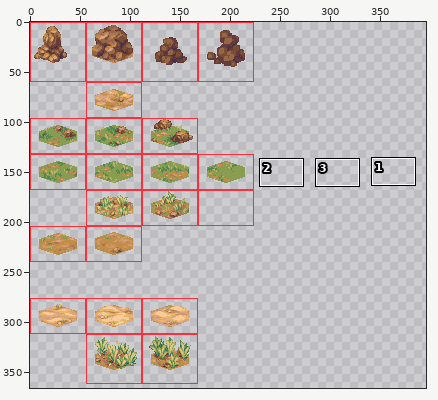
File history of a sprite sheet, public/assets/hex-tile-experiment-tiles.png. The picture above shows the old version from afar; the outline marks the close-up.
Close-up. Earlier state:
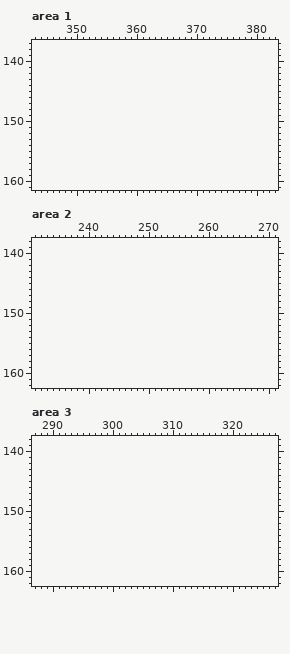
The file is 224x384 pixels. Shown: area 1: x 343..383, y 137..161; area 2: x 231..271, y 138..162; area 3: x 287..327, y 138..162. The old version is drawn lined up with the new one, on the new canvas. The wide view leaves out empty margins. The commit also changed other parts of the picture, which this record leaves out.
New version:
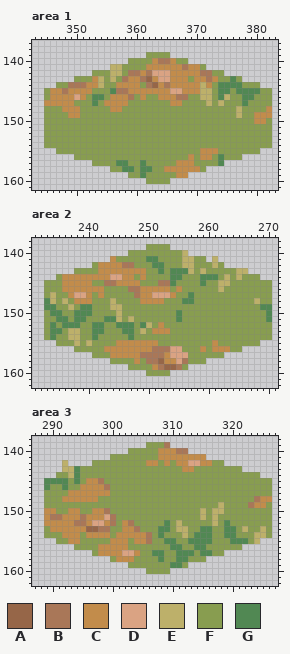
Palette (. is transparent): A #966648  B #a97758  C #c28c4b  D #daa383  E #bdb06a  F #889d50  G #518853
The exact change:
canvas 224x384 -> 448x384
--- area 1
@@ x 343..383 @@
 138 .........................................
-139 .........................................
-140 .........................................
-141 .........................................
-142 .........................................
-143 .........................................
-144 .........................................
-145 .........................................
-146 .........................................
-147 .........................................
-148 .........................................
-149 .........................................
-150 .........................................
-151 .........................................
-152 .........................................
-153 .........................................
-154 .........................................
-155 .........................................
-156 .........................................
-157 .........................................
-158 .........................................
-159 .........................................
-160 .........................................
+139 ...................FFFF..................
+140 ................FFFFCBBCFF...............
+141 .............EEFFFFCCCCCCBCCF............
+142 ..........FFFEEFBBCBDDDCCCCCBBFF.........
+143 .......FFFCEFEFBCCBACDDCCCFCCBCFFGF......
+144 ....FFBBBCCEFFCCCCFBACBCCCCCECFGGGGFFF...
+145 ..FCCBCCCCFFFGBBCCCCCCCDDCCCEEFGGFGGGGFF.
+146 ..FCCCCDCFGGFCCCBFCFFCCCBBFFEEFGEFFGGFFF.
+147 ..CCCCCFFFGFCCCCFFFFFFFCCFFFFEFEFFFGFFFF.
+148 ..FFFCCCFFFFFCCFFFFFFFFFFFFFFFFFFFEFFFFC.
+149 ..FFFFCCFFFFFFFFFFFFFFFFFFFFFFFFFFEFFCCC.
+150 ..FFFFFFFFFFFFFFFFFFFFFFFFFFFFFFFFFFFCCF.
+151 ..FFFFFFFFFFFFFFFFFFFFFFFFFFFFFFFFFFFFFF.
+152 ..FFFFFFFFFFFFFFFFFFFFFFFFFFFFFFFFFFFFFF.
+153 ..FFFFFFFFFFFFFFFFFFFFFFFFFFFFFFFFFFFFFF.
+154 ..FFFFFFFFFFFFFFFFFFFFFFFFFFFFFFFFFFFFFF.
+155 ....FFFFFFFFFFFFFFFFFFFFFFFFCCCFFFFFFF...
+156 .......FFFFFFFFFFFFFFFFFFFCFCCFGFFF......
+157 ..........FFFFGGFFGFFFFFCCCFFFFG.........
+158 .............FFGGFGGFFCCCCCCF............
+159 ................FFGFFFFFCC...............
+160 ...................FFFF..................
 161 .........................................
--- area 2
@@ x 231..271 @@
 138 .........................................
-139 .........................................
-140 .........................................
-141 .........................................
-142 .........................................
-143 .........................................
-144 .........................................
-145 .........................................
-146 .........................................
-147 .........................................
-148 .........................................
-149 .........................................
-150 .........................................
-151 .........................................
-152 .........................................
-153 .........................................
-154 .........................................
-155 .........................................
-156 .........................................
-157 .........................................
-158 .........................................
-159 .........................................
-160 .........................................
+139 ...................FFFF..................
+140 ................FFFFFFFFFE...............
+141 .............CFFFFFGGFFFFEEFF.E..........
+142 ..........FCCCCBBFFFGGFFFEEFFFEF.........
+143 .......FFFFCCCCCCCCFFGFGGGEFEFFFFFEE.....
+144 ....FCCCCCCCCDDCCFCFFFFGGFFFGGGFEFEFFF...
+145 ..FFFCCCCCFFBBCCCCFFFBBGFFFFGFFEEFFFFFFF.
+146 ..FFFCCCCCCCFFFFBBCCCCCFCFFFFFFEFFFFFFFF.
+147 ..FEFFCDDCFCFFFFFBCCDDDCFFGFFFFFFFFFFFFF.
+148 ..GEFEFCCCFFFEFFFFCCCCFFFGGFFFFFFFFFFEFF.
+149 ..GGFFEFGGFFFEEFFFFFFFFFFFFFFFFFFFFFFFGG.
+150 ..FGGFFGGGFFFFEFFFFFFFFFGFFFFFFFFFFFFFFG.
+151 ..FFGGFGGFFFGGEFEFFFFFFFGFFFFFFFFFFFFFFG.
+152 ..FGFGGGFFGGFFGGGFGEFCFFFFFFFFFFFFFFFFFF.
+153 ..FGGFEEFFGGFFFGGFEFCCCFFFFFFFFFFFFFFFFF.
+154 ..FGFFEEFFGFFFFFGFFFFFFFFFFFFFFFFFFFFFFF.
+155 ....FFFEFEFFFFCCCCCCCFFFFFFFFFCFFFFFFF...
+156 .......FFFFFCCCCCCCCBBBDDFFFCFCCCFF......
+157 ..........FFFCCCCCBBBBCDDDFFFFFF.........
+158 .............FFFFCFBBACCDBFFF............
+159 ................FFFFCBAABF...............
+160 ...................FFFF..................
 161 .........................................
--- area 3
@@ x 287..327 @@
 138 .........................................
-139 .........................................
-140 .........................................
-141 .........................................
-142 .........................................
-143 .........................................
-144 .........................................
-145 .........................................
-146 .........................................
-147 .........................................
-148 .........................................
-149 .........................................
-150 .........................................
-151 .........................................
-152 .........................................
-153 .........................................
-154 .........................................
-155 .........................................
-156 .........................................
-157 .........................................
-158 .........................................
-159 .........................................
-160 .........................................
+139 ...................FFFB..................
+140 ................FFFFFCCCBB...............
+141 .............FFFFFFFFCCCCCCCC............
+142 .....E....FFFFFFFFFCCFCFCCDDCCFF.........
+143 .....EEGFFFFFFFFFFFFFFFFFCCFFFFFFFF......
+144 ....FFEGFFFFFFFFFFFFFFFFFFFFFFFFFFFFFF...
+145 ..GGGGFGFCCBFFFFFFFFFFFFFFFFFFFFFFFFFFFF.
+146 ..GFFGFFCCCCBFFFFFFFFFFFFFFFFFFFFFFFFFFF.
+147 ..FFFFCCCCCCCFFFFFFFFFFFFFFFFFFFFFFFFFFF.
+148 ..FFFCCCCCCFFFFFFFFFFFFFFFFFFFFFFFFFFBCC.
+149 ..FFFFFFFFFFFFFFFFFFFFFFFFFFFFFEFFFFBCCF.
+150 ..CCFFCCFFCCBFFFFFFFFFFFFFFFEFEEFFFFFFFF.
+151 ..CBBCCCBCCCDBFFFFFFFFFFFFFFEFEFFFFFFFFF.
+152 ..CCCCCBBCDDCBFCBFFFFFGFEFFFFFEFGFFFFFFF.
+153 ..FCCCCCCAABBFFCCBFFFGGFEEFFGGFFGGFEFFEF.
+154 ..FFFCCCFCCCCFCCCCCBFGFFFEFGGGFFGGFFFEEF.
+155 ....FFCCFFFFFCCCFCCBFFGGFFGGGGFFFGGGFE...
+156 .......FFFFCCCCCFFFFFFFGGFFGGFFFFFF......
+157 ..........FCCCCDDCFFGGFFGGGFGGFF.........
+158 .............FCCCFFFFGFFGGFFF............
+159 ................FFFFFFFGGF...............
+160 ...................FFFF..................
 161 .........................................
Boxes around the changes in both close-ups, in picture pixels (x1, y1, x2, y2):
added: (44, 52, 272, 184)
added: (44, 244, 272, 376)
added: (44, 442, 272, 574)
